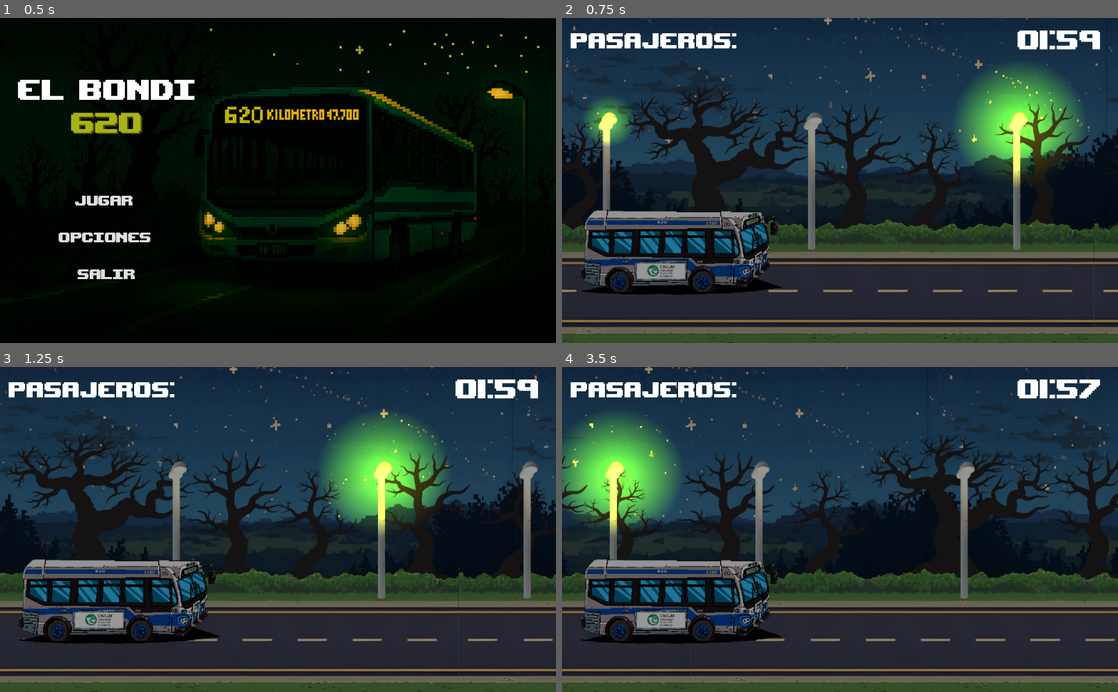
Above: before the commit, frames 1-4 (two rows, left to right).
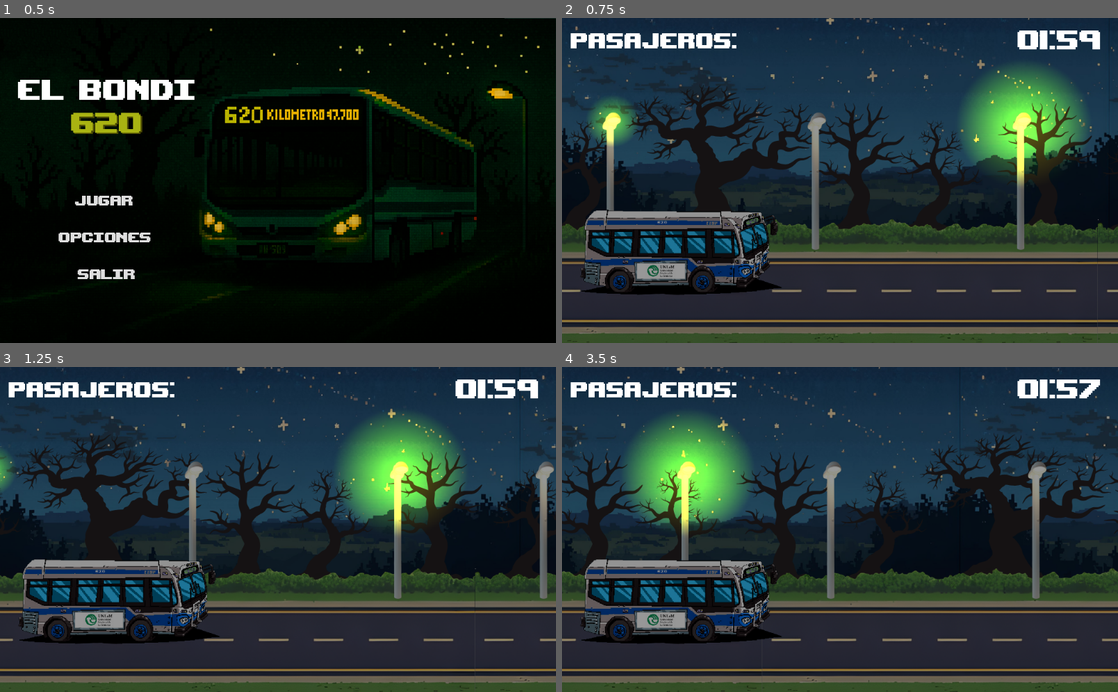
Above: after the commit, the same moments.

Repository: JLeizza/AP2Bondi620
Game: Godot game, scene res://scenes/main_menu.tscn
Same seed, same stepped clock (60 frames per second), same inputs: the game is played once before the commit and once after it.
Inputs:
- Up to frame 1 (0.5 s): no input
- Up to frame 2 (0.75 s): click "JUGAR" at 0.5 s
- Up to frame 3 (1.25 s): no input
- Up to frame 4 (3.5 s): hold Up (ui_up) 1.28-2.03 s; hold Space (stop, bound only after the commit) 1.28-2.03 s; hold Down (ui_down) 2.03-2.78 s; tap Space (stop, bound only after the commit) at 2.1 s; hold Up (ui_up) from 2.78 s (still down); hold Space (stop, bound only after the commit) from 2.78 s (still down)

Frame 1 is identical in both runs. In frame 2, 7.5% of the frame differs, in the area x 0-100%, y 0-100%; in frame 3, 16%; in frame 4, 21%.

Commit message:
agregue funcionalidad a los santuarios, ahora se pueden activar

Diff:
--- a/project.godot
+++ b/project.godot
@@ -28,6 +28,14 @@
 
 common/drop_mouse_on_gui_input_disabled=true
 
+[input]
+
+stop={
+"deadzone": 0.5,
+"events": [Object(InputEventKey,"resource_local_to_scene":false,"resource_name":"","device":-1,"window_id":0,"alt_pressed":false,"shift_pressed":false,"ctrl_pressed":false,"meta_pressed":false,"pressed":false,"keycode":0,"physical_keycode":32,"key_label":0,"unicode":32,"echo":false,"script":null)
+]
+}
+
 [layer_names]
 
 2d_physics/layer_1="Obstacules"
--- a/scenes/Bondi.tscn
+++ b/scenes/Bondi.tscn
@@ -21,7 +21,6 @@
 texture = ExtResource("1")
 
 [node name="StopsArea" type="Area2D" parent="."]
-visible = false
 collision_layer = 4
 collision_mask = 2
 
--- a/scenes/Cascote.tscn
+++ b/scenes/Cascote.tscn
@@ -5,7 +5,7 @@
 [sub_resource type="RectangleShape2D" id="1"]
 size = Vector2(32.3541, 9.60417)
 
-[node name="Basura" type="Area2D"]
+[node name="Cascote" type="Area2D"]
 collision_mask = 4
 
 [node name="Sprite2D" type="Sprite2D" parent="."]
--- a/scenes/Main.tscn
+++ b/scenes/Main.tscn
@@ -47,6 +47,8 @@
 wait_time = 3.0
 autostart = true
 
+[node name="TimerAumentoSpeed" type="Timer" parent="Timers"]
+
 [node name="Camera2D" type="Camera2D" parent="."]
 position = Vector2(512, 300)
 
@@ -54,3 +56,4 @@
 [connection signal="timeout" from="Timers/TimerObs" to="." method="_on_timer_pasajeros_timeout"]
 [connection signal="timeout" from="Timers/TimerParadas" to="." method="_on_timer_pasajeros_timeout"]
 [connection signal="timeout" from="Timers/TimerSantuarios" to="." method="_on_timer_pasajeros_timeout"]
+[connection signal="timeout" from="Timers/TimerAumentoSpeed" to="." method="_on_timer_aumento_speed_timeout"]
--- /dev/null
+++ b/scenes/SantuarioGG.gd
@@ -0,0 +1,19 @@
+extends Area2D
+
+
+# Called when the node enters the scene tree for the first time.
+func _ready():
+	pass # Replace with function body.
+
+
+# Called every frame. 'delta' is the elapsed time since the previous frame.
+func _process(delta):
+	var overlapping = get_overlapping_areas()
+	for area in overlapping:
+		if area.name == "StopsArea":  # El StopsArea del bondi
+			if Input.is_action_just_pressed("stop"):
+				activate(area.get_parent())  # El padre es el Bondi
+				queue_free()
+
+func activate(bondi):
+		bondi.heal(Cte.HEALT_SANT_GG)
--- a/scenes/SantuarioGG.tscn
+++ b/scenes/SantuarioGG.tscn
@@ -1,13 +1,15 @@
-[gd_scene load_steps=3 format=3 uid="uid://dmve0mm7xc6ka"]
+[gd_scene load_steps=4 format=3 uid="uid://dmve0mm7xc6ka"]
 
 [ext_resource type="Texture2D" uid="uid://dekjf3c1y4mn" path="res://sprites/SantuarioGG.png" id="1"]
+[ext_resource type="Script" path="res://scenes/SantuarioGG.gd" id="1_j6ccb"]
 
 [sub_resource type="RectangleShape2D" id="1"]
 size = Vector2(13, 29.25)
 
-[node name="FireTires" type="Area2D"]
+[node name="SantuarioGG" type="Area2D"]
 collision_layer = 2
 collision_mask = 4
+script = ExtResource("1_j6ccb")
 
 [node name="Sprite2D" type="Sprite2D" parent="."]
 texture = ExtResource("1")
--- /dev/null
+++ b/scenes/SantuarioSM.gd
@@ -0,0 +1,20 @@
+extends Area2D
+
+# Called when the node enters the scene tree for the first time.
+func _ready():
+	pass # Replace with function body.
+
+
+# Called every frame. 'delta' is the elapsed time since the previous frame.
+func _process(delta):
+	var overlapping = get_overlapping_areas()
+	for area in overlapping:
+		if area.name == "StopsArea":  # El StopsArea del bondi
+			if Input.is_action_just_pressed("stop"):
+				activate(area.get_parent())  # El padre es el Bondi
+				queue_free()
+
+func activate(bondi):
+
+		bondi.take_damage(Cte.DAÑO_SM)
+		bondi.modify_speed(10, 30)
--- a/scenes/SantuarioSM.tscn
+++ b/scenes/SantuarioSM.tscn
@@ -1,13 +1,15 @@
-[gd_scene load_steps=3 format=3 uid="uid://brow10l0fiphh"]
+[gd_scene load_steps=4 format=3 uid="uid://brow10l0fiphh"]
 
 [ext_resource type="Texture2D" uid="uid://vlfhij7w6xqa" path="res://sprites/SantuarioSM.png" id="1"]
+[ext_resource type="Script" path="res://scenes/SantuarioSM.gd" id="1_ypyu8"]
 
 [sub_resource type="RectangleShape2D" id="1"]
 size = Vector2(13, 29.25)
 
-[node name="FireTires" type="Area2D"]
+[node name="SantuarioSM" type="Area2D"]
 collision_layer = 2
 collision_mask = 4
+script = ExtResource("1_ypyu8")
 
 [node name="Sprite2D" type="Sprite2D" parent="."]
 texture = ExtResource("1")
--- a/scripts/Bondi.gd
+++ b/scripts/Bondi.gd
@@ -4,14 +4,12 @@
 var main
 var move = 50
 var initial_position = 410
-var speed
+var speed = Cte.START_SPEED
 var traveled_distance : int
-var lifes : int = Cte.VIDAS_BONDI
+var lifes : int = Cte.BONDI_MAX_LIFE
 
 func _ready():
 	position.y = initial_position
-
-
 
 func _process(_delta):
 	pass
@@ -21,6 +19,8 @@
 	if not is_inside_tree():
 		return
 
+	velocity.x = speed
+	move_and_slide()
 # Input de movimiento.
 	if Input.is_action_just_pressed("ui_up") && position.y != initial_position :
 		position.y -= move
@@ -33,5 +33,17 @@
 	lifes -= damage
 
 	print("Me la pegué, me hicieron " + str(damage) + " de daño, y tengo " + str(lifes) + " vidas")
-#	if lifes >=0 :
-#		return
+
+func modify_speed(buff, duration):
+	if duration > 0:
+		var original_speed = speed
+		speed += buff
+		await get_tree().create_timer(duration).timeout
+		speed = original_speed
+	else:
+		speed += buff
+
+func heal(amount):
+	lifes += amount
+	if lifes > Cte.BONDI_MAX_LIFE:
+		lifes = Cte.BONDI_MAX_LIFE
--- a/scripts/Constantes.gd
+++ b/scripts/Constantes.gd
@@ -1,10 +1,11 @@
 extends Node
 
-const START_SPEED = 5
-const MAX_SPEED = 25
+#
+const START_SPEED = 250
+const MAX_SPEED = 500
 const DIST_MODIFIER = 10
-const SPEED_MODIFIER = 500
-const VIDAS_BONDI = 4
+const BONDI_MAX_LIFE = 4
+
 
 #OFFSETS
 const SPAWN_OFFSET_X = 800  # Píxeles adelante del bondi
@@ -14,3 +15,6 @@
 const SANT_SPAWN_TIME = 12 #Este tiempo es para debug mas facil, en el juego final diria que sea aprox el doble
 const OBS_SPAWN_TIME = 10
 const DAÑO_OBSTACULO = 1
+const DAÑO_SM = 2
+const HEALT_SANT_GG = 1
+const BUFF_VELOCIDAD_SM = 10
--- a/scripts/Main.gd
+++ b/scripts/Main.gd
@@ -24,6 +24,7 @@
 var timer_obs
 var timer_paradas
 var timer_santuarios
+var timer_speed
 var bondi_obs_collider
 var bondi_stop_collider
 
@@ -42,14 +43,10 @@
 	print("=== INICIALIZACIÓN COMPLETA ===")
 
 func _process(_delta):
-	speed = int(Cte.START_SPEED + (traveled_distance / Cte.SPEED_MODIFIER))
-	bondi.position.x += speed
 	camera.position.x = bondi.position.x - Cte.CAMERA_OFFSET_X
 	traveled_distance += int(speed / Cte.DIST_MODIFIER)
 	bondi.z_index = int(bondi.position.y)
 	check_game_over()
-
-
 
 # Generación randomizada
 func gen_santuario():
@@ -80,12 +77,12 @@
 	while obs_tipo == ult_obstaculo and tipos_obstaculos.size() > 1:
 		obs_tipo = tipos_obstaculos.pick_random()
 
-	print("  Tipo elegido: ", obs_tipo)
+#	print("  Tipo elegido: ", obs_tipo)
 
 	# Instanciarlo
 	var obs = obs_tipo.instantiate()
 	ult_obstaculo = obs_tipo
-	print("  Obstáculo instanciado: ", obs)
+#	print("  Obstáculo instanciado: ", obs)
 
 	# Randomizar carril
 	var carril_elegido = carriles.pick_random()
@@ -103,11 +100,11 @@
 	obs.area_entered.connect(hit_obstacule.bind(obs))
 
 	add_child(obs)
-	print("  === DEBUG OBSTÁCULO ===")
-	print("  Carril Y elegido: ", spawn_y)
-	print("  Obstáculo Y final: ", obs.position.y)
-	print("  Obstáculo z_index: ", obs.z_index)
-	print("  Bondi z_index: ", bondi.z_index)
+#	print("  === DEBUG OBSTÁCULO ===")
+#	print("  Carril Y elegido: ", spawn_y)
+#	print("  Obstáculo Y final: ", obs.position.y)
+#	print("  Obstáculo z_index: ", obs.z_index)
+#	print("  Bondi z_index: ", bondi.z_index)
 
 func remove_obs(obs):
 	obs.queue_free()
@@ -121,6 +118,16 @@
 		print("Colisione con un objeto que no es ObstaculesArea")
 		print("Body: ", body)
 		print("Padre de body: ", body.get_parent())
+
+func hit_sant(body, sant):
+	if body == bondi_stop_collider:
+		if Input.is_action_pressed("stop"):
+			sant.activate(bondi)
+			print("Colisione con un santuario")
+#	else:
+#		print("Colisione con un objeto que no es StopsArea")
+#		print("Body: ", body)
+#		print("Padre de body: ", body.get_parent())
 
 func _on_timer_obs_timeout():
 	#print(">>> Timer obstáculos activado!")
@@ -139,7 +146,6 @@
 	tipos_obstaculos = [basura_scene, cascote_scene, gomas_scene]
 	buffs = [santuario_gauchito, santuario_muerte]
 
-
 	carriles = [$Carril1, $Carril2]
 
 	posSantuarios = $PosSantuario
@@ -155,6 +161,7 @@
 	posParada = $PosParada
 	camera = $Camera2D
 	hud = $HUD
+	timer_speed = $Timers/TimerAumentoSpeed
 	timer_obs = $Timers/TimerObs
 	timer_paradas = $Timers/TimerParadas
 	timer_santuarios = $Timers/TimerSantuarios
@@ -165,6 +172,7 @@
 
 	timer_obs.timeout.connect(_on_timer_obs_timeout)
 	timer_santuarios.timeout.connect(_on_timer_santuarios_timeout)
+	timer_speed.timeout.connect(_on_timer_aumento_speed_timeout)
 
 	timer_obs.wait_time = Cte.OBS_SPAWN_TIME
 	timer_obs.start()
@@ -180,3 +188,8 @@
 
 func game_over():
 	get_tree().paused = true
+
+
+func _on_timer_aumento_speed_timeout():
+	bondi.speed += 5
+	print(">>> Velocidad aumentada! Nueva velocidad: ", bondi.speed)
